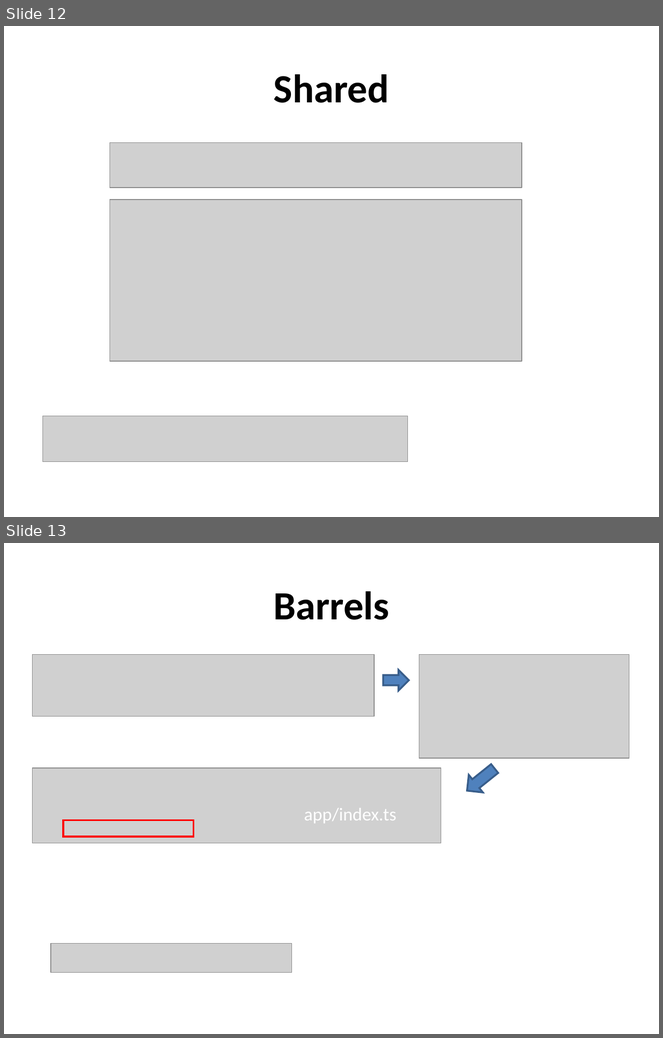
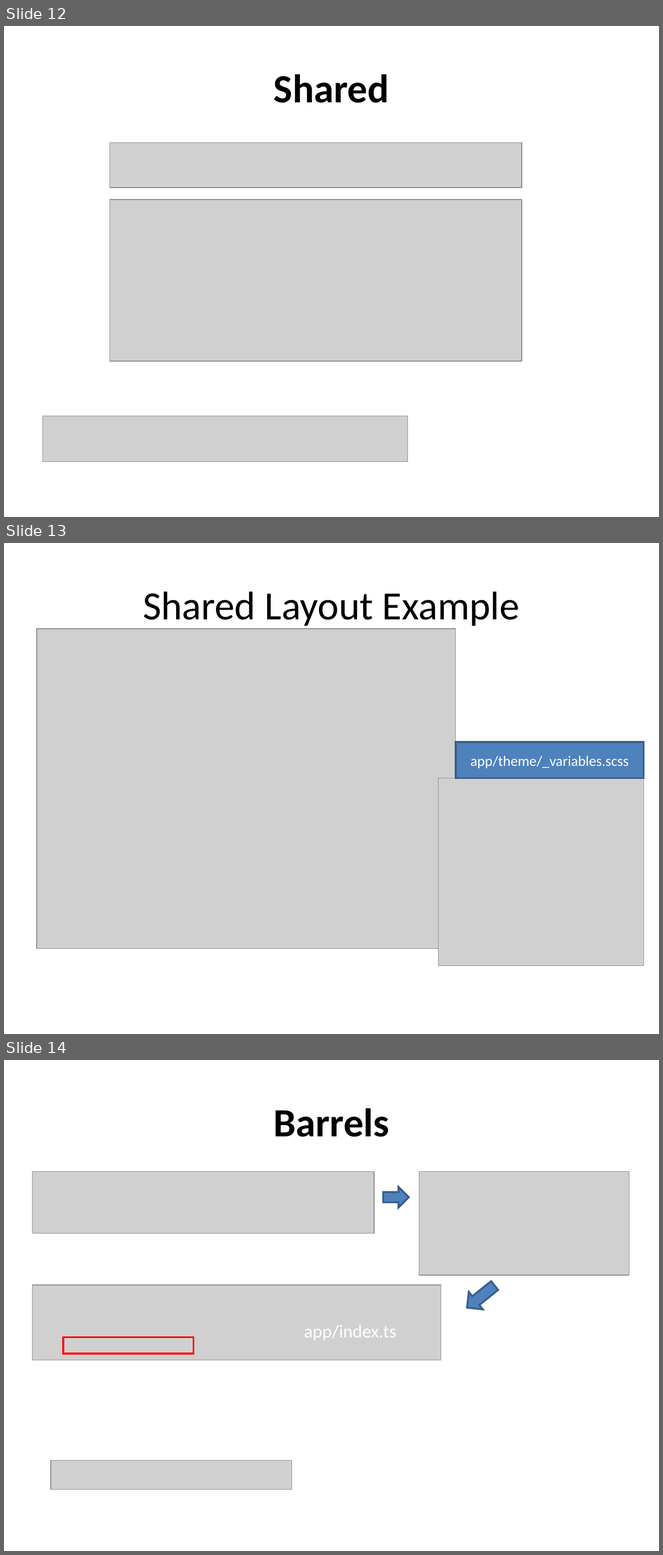
Before and after one commit to rungwiroon/angular2-example, a slide deck: Angular 2.ppt. Shown one above the other, each under a label of ours: slides 12 and 13 before the commit, slides 12, 13 and 14 after it. The pictures are 663x1038 and 663x1555 pixels, drawn with LibreOffice and Linux fonts; fonts in the diff are those of the drawing; grey boxes stand for pictures. Boxes give left, top, right and bottom in pixels: in the first picture for what was removed or moved away, otherwise in the second. Text is boxed around its words. In the diff, an @@ line names an element or a change of style, - is before the commit and + after.

```diff
--- a/Angular 2.ppt
+++ b/Angular 2.ppt
@@ slide 13 added at (x1=4, y1=543, x2=659, y2=1034), background #FFFFFF @@
@@ title added at (x1=143, y1=591, x2=520, y2=629), 44 pt, text #000000 @@
+Shared Layout Example
@@ picture added at (x1=37, y1=629, x2=456, y2=949) @@
@@ rectangle added at (x1=456, y1=742, x2=644, y2=778), fill #4F81BD, outline #385D8A 2.01 pt, 16 pt, text #FFFFFF @@
+app/theme/_variables.scss
@@ picture added at (x1=438, y1=778, x2=644, y2=966) @@
@@ what was slide 13 is now slide 14 @@
```
Also in this commit, not shown: 2 other files.
